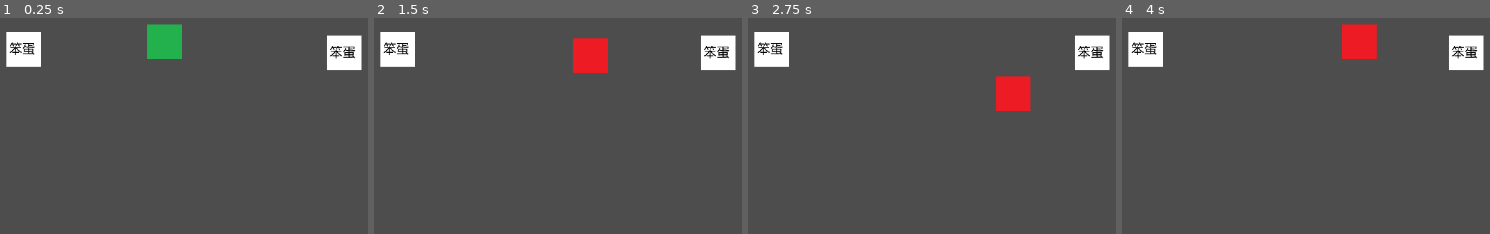
Above: before the commit, frames 1-4 (left to right).
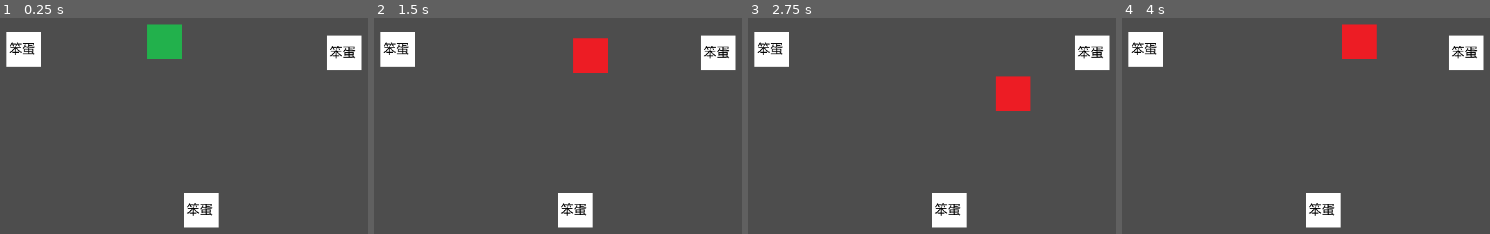
Above: after the commit, the same moments.

Repository: zelcamn/TheGame
Game: Godot game, scene res://gameFiles/scenes/dev_scene.tscn
Same seed, same stepped clock (60 frames per second), same inputs: the game is played once before the commit and once after it.
Inputs:
- Up to frame 1 (0.25 s): no input
- Up to frame 2 (1.5 s): tap Enter at 0.5 s; hold Right (moveRight) 0.53-1.28 s; tap E (interaction) at 0.6, 1.35 s; hold Down (moveDown) from 1.28 s (still down)
- Up to frame 3 (2.75 s): release Down (moveDown) at 2.03 s; hold Right (moveRight) from 2.03 s (still down); tap E (interaction) at 2.1 s
- Up to frame 4 (4 s): release Right (moveRight) at 2.78 s; hold Up (moveUp) 2.78-3.53 s; tap E (interaction) at 2.85, 3.6 s; hold Left (moveLeft) from 3.53 s (still down)

The runs differ from the first frame. In frame 1, 1.5% of the frame differs, in the area x 50-60%, y 81-98%; in frame 2, 1.5%; in frame 3, 1.5%; in frame 4, 1.5%.

Commit message:
#14 Создать прототип системы инвентаря без пользовательского интерфейса

Diff:
--- a/gameFiles/globals/event_bus.gd
+++ b/gameFiles/globals/event_bus.gd
@@ -1,3 +1,4 @@
 extends Node
 
 signal body_entered(body: Callable)
+signal item_pick(res: Resource)
--- a/gameFiles/resources/test_cons.tres
+++ b/gameFiles/resources/test_cons.tres
@@ -4,4 +4,4 @@
 
 [resource]
 script = ExtResource("1_7ibgn")
-name = ""
+name = "test1"
--- /dev/null
+++ b/gameFiles/resources/test_cons2.tres
@@ -0,0 +1,7 @@
+[gd_resource type="Resource" script_class="Consumable" load_steps=2 format=3 uid="uid://di2s5e4u4wb87"]
+
+[ext_resource type="Script" path="res://gameFiles/scripts/customResources/consumable.gd" id="1_fxjiu"]
+
+[resource]
+script = ExtResource("1_fxjiu")
+name = "test2"
--- /dev/null
+++ b/gameFiles/resources/test_weapon.tres
@@ -0,0 +1,8 @@
+[gd_resource type="Resource" script_class="Weapon" load_steps=2 format=3 uid="uid://d3c7iyjfbroyi"]
+
+[ext_resource type="Script" path="res://gameFiles/scripts/customResources/weapon.gd" id="1_k5jbg"]
+
+[resource]
+script = ExtResource("1_k5jbg")
+damage = 10
+name = "test_weapon"
--- a/gameFiles/scenes/dev_scene.tscn
+++ b/gameFiles/scenes/dev_scene.tscn
@@ -1,7 +1,9 @@
-[gd_scene load_steps=3 format=3 uid="uid://dhgj4dpn7bvug"]
+[gd_scene load_steps=5 format=3 uid="uid://dhgj4dpn7bvug"]
 
 [ext_resource type="PackedScene" uid="uid://br0mek24tjxjd" path="res://gameFiles/scenes/player.tscn" id="1_cbxf1"]
 [ext_resource type="PackedScene" uid="uid://1r63h0pkciim" path="res://gameFiles/scenes/base_entity.tscn" id="2_yga1o"]
+[ext_resource type="Resource" uid="uid://di2s5e4u4wb87" path="res://gameFiles/resources/test_cons2.tres" id="3_n7ur3"]
+[ext_resource type="Resource" uid="uid://d3c7iyjfbroyi" path="res://gameFiles/resources/test_weapon.tres" id="3_wga27"]
 
 [node name="DevScene" type="Node2D"]
 
@@ -10,8 +12,11 @@
 
 [node name="base_entity" parent="." instance=ExtResource("2_yga1o")]
 position = Vector2(89, 181)
-testM = "1"
 
 [node name="base_entity2" parent="." instance=ExtResource("2_yga1o")]
 position = Vector2(551, 186)
-testM = "2"
+resource = ExtResource("3_n7ur3")
+
+[node name="base_entity3" parent="." instance=ExtResource("2_yga1o")]
+position = Vector2(345, 413)
+resource = ExtResource("3_wga27")
--- a/gameFiles/scenes/scripts/base_entity.gd
+++ b/gameFiles/scenes/scripts/base_entity.gd
@@ -1,18 +1,16 @@
 extends StaticBody2D
 
 @export var resource: Resource
-@export var testM: String
 
 var isActive = false
-var body_id
-
-func _ready():
-	pass
-	#EventBus.body_entered.connect(is_active.bind(EventBus))
 
 func is_active():
 	isActive = !isActive
 
 func _process(delta):
 	if isActive and Input.is_action_just_pressed("interaction"):
-		print(resource.run_effect(testM))
+		if resource.has_method("interact"):
+			pick_up()
+
+func pick_up():
+	EventBus.emit_signal("item_pick", resource)
--- a/gameFiles/scenes/scripts/player.gd
+++ b/gameFiles/scenes/scripts/player.gd
@@ -1,13 +1,13 @@
 extends Node2D
 
 var health = Health.new()
+var inventory = Inventory.new()
 
 func _ready():
+	EventBus.connect("item_pick", add_item)
+
 	health.maxHealth = GlobalInfo.playerHealth
 	health.health = GlobalInfo.playerHealth
-
-
-
 
 func _on_entity_collision_body_entered(body):
 	if body.has_method("is_active"):
@@ -19,3 +19,7 @@
 	if body.has_method("is_active"):
 		body.call("is_active")
 	#EventBus.emit_signal("body_entered")
+
+func add_item(item):
+	inventory.append(item)
+	print(inventory.items[-1])
--- a/gameFiles/scripts/customResources/consumable.gd
+++ b/gameFiles/scripts/customResources/consumable.gd
@@ -1,8 +1,5 @@
-extends Resource
+extends Item
 class_name Consumable
-
-@export var name: String
-@export var effect: Script
 
 func run_effect(message: String):
 	pass
--- a/gameFiles/scripts/customResources/consumablesEffects/base_effect.gd
+++ b/gameFiles/scripts/customResources/consumablesEffects/base_effect.gd
@@ -1,5 +1,8 @@
-extends Consumable
+extends Item
 class_name baseEffect
 
+func interact(body: Object):
+	run_effect(body.get("testM"))
+
 func run_effect(message: String):
-	return message
+	print(message)
--- /dev/null
+++ b/gameFiles/scripts/customResources/item.gd
@@ -0,0 +1,7 @@
+extends Resource
+class_name Item
+
+@export var name: String
+
+func interact(body: Object):
+	pass
--- /dev/null
+++ b/gameFiles/scripts/customResources/weapon.gd
@@ -0,0 +1,4 @@
+extends Item
+class_name Weapon
+
+@export var damage: int
--- /dev/null
+++ b/gameFiles/scripts/inventory.gd
@@ -0,0 +1,23 @@
+extends Node
+class_name Inventory
+
+var weapon: Resource
+var armor: Resource
+
+var items: Array
+
+func append(item: Resource):
+	items.append(item)
+
+func pop(index: int):
+	items.pop_at(index)
+
+func assign_weapon(index: int):
+	var buffer = weapon
+	weapon = items[index]
+	items[index] = buffer
+
+func assign_armor(index: int):
+	var buffer = armor
+	armor = items[index]
+	items[index] = buffer
Not shown, added: gameFiles/scenes/basDF35.tmp
